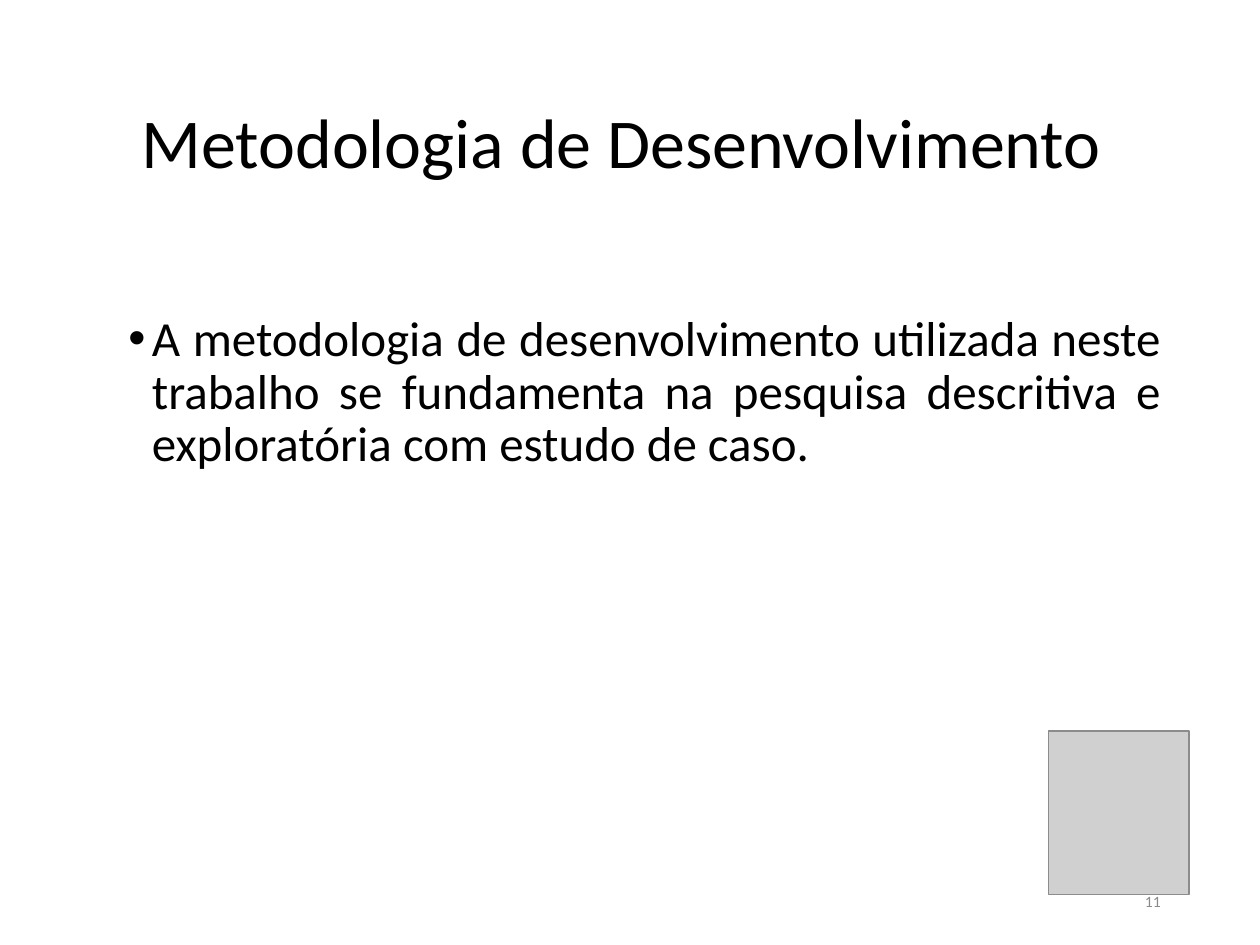
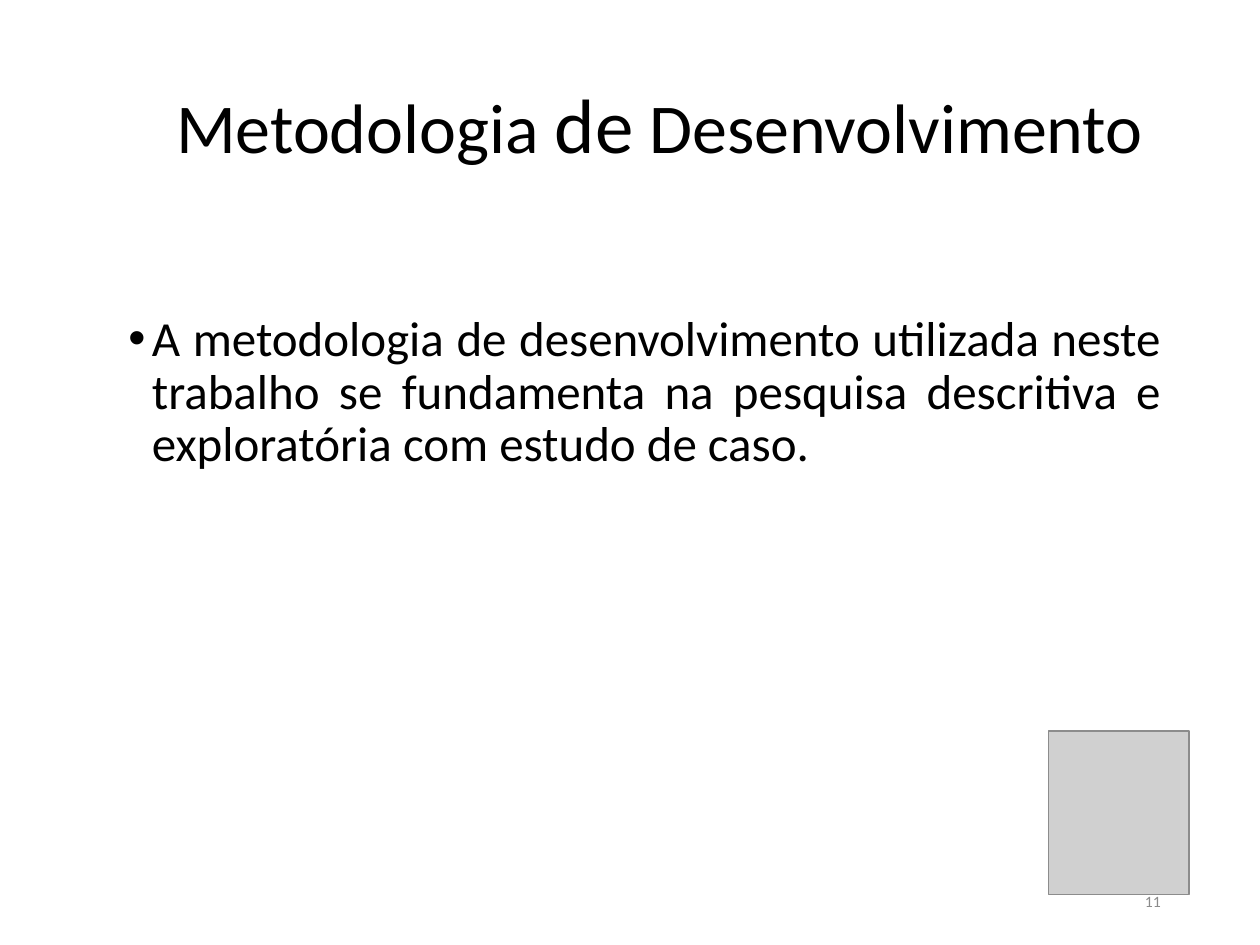
Before and after one commit to FatimaFerreiradeSousa/TCC-Mobile-Leaning, a slide deck: slide 11 of TCC - Documento/TCC II.pptx. Drawn at 1260x945 pixels with LibreOffice and Linux fonts; fonts in the diff are those of the drawing; grey boxes stand for pictures. Boxes give left, top, right and bottom in pixels: in the first picture for what was removed or moved away, otherwise in the second. Text is boxed around its words. In the diff, an @@ line names an element or a change of style, - is before the commit and + after.

```diff
--- a/TCC - Documento/TCC II.pptx
+++ b/TCC - Documento/TCC II.pptx
@@ title "Metodologia de Desenvolvimento": place and size @@
-title "Metodologia de Desenvolvimento" at [141,119,1100,180]
+title "Metodologia de Desenvolvimento" at [176,99,1142,165]
@@ title "Metodologia de Desenvolvimento" at [176,99,1142,165]: size 40 to 44 pt in "de" @@
```
Also in this commit, not shown: 18 other slides changed, 1 slide removed.
